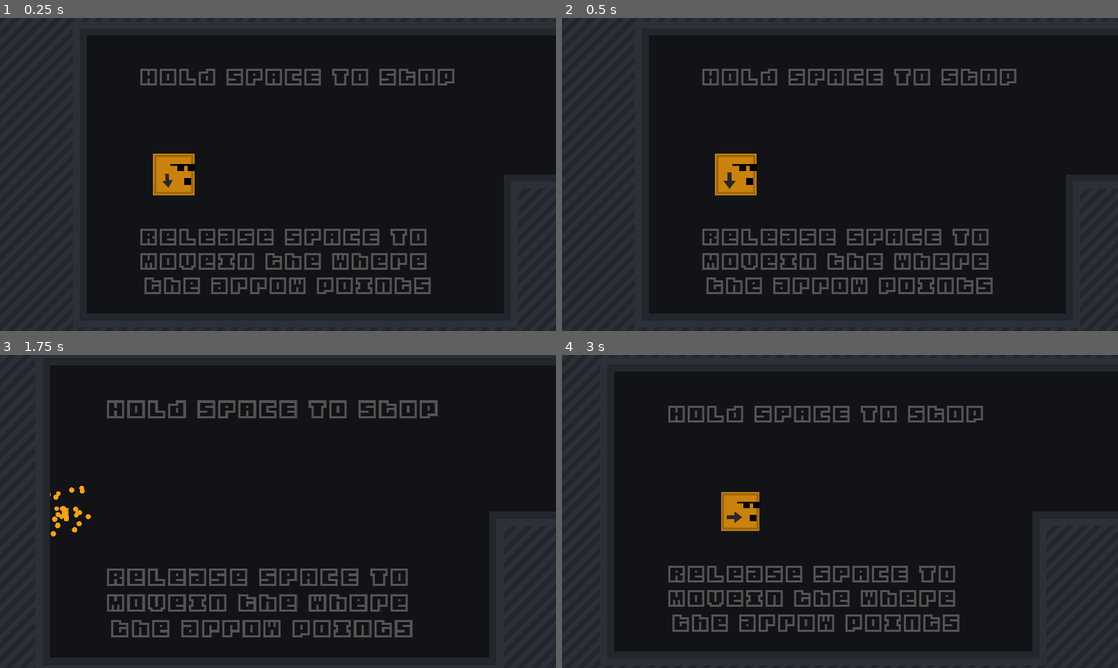
Above: before the commit, frames 1-4 (two rows, left to right).
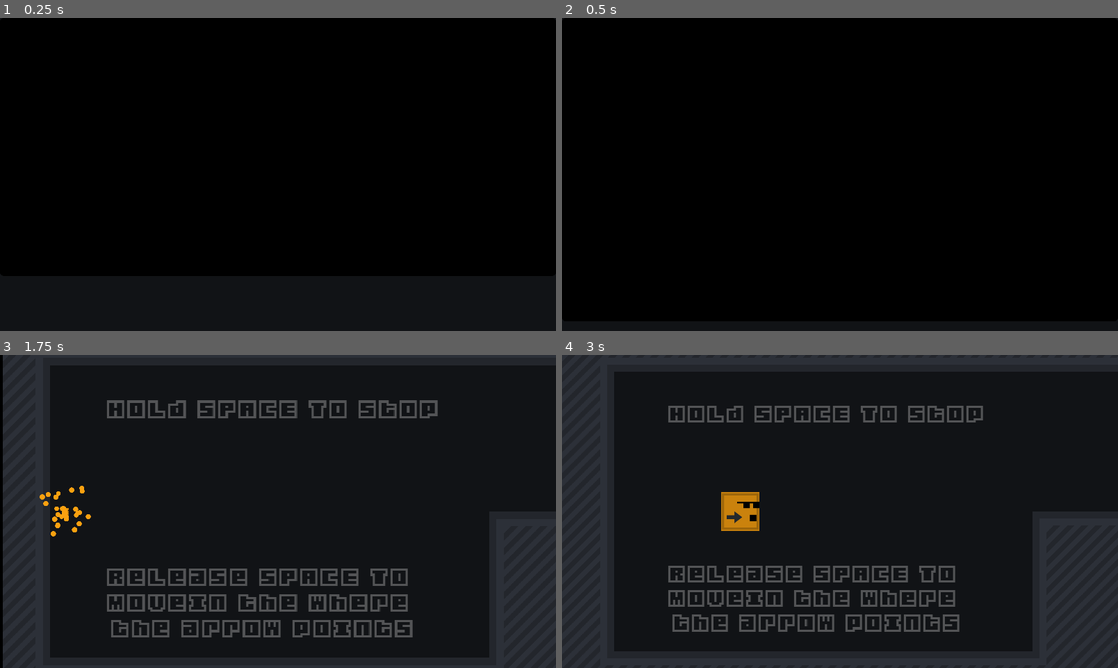
Above: after the commit, the same moments.

Repository: Kangrew/BYOG_2021
Game: Godot game, scene res://scenes/GameScene.tscn
Two runs of this game, one before a commit and one after it. Both use one fixed random seed, a clock stepped at 60 frames per second and the inputs below.
Inputs:
- Up to frame 1 (0.25 s): no input
- Up to frame 2 (0.5 s): no input
- Up to frame 3 (1.75 s): hold Space (push) 0.53-1.28 s; tap Space (push) at 1.35 s
- Up to frame 4 (3 s): hold Space (push) 2.03-2.78 s; tap Space (push) at 2.85 s

The runs differ from the first frame. In frame 1, 31% of the frame differs, in the area x 0-100%, y 0-100%; in frame 2, 35%; in frame 3, 0.5%; in frame 4, nothing differs.

Commit message:
brrrrrrrrrrrrrrrrrrrrrrrrrrrrrrrrrrr

Diff:
--- a/scenes/GameScene.tscn
+++ b/scenes/GameScene.tscn
@@ -17,6 +17,8 @@
 [ext_resource path="res://scripts/AudioManager.gd" type="Script" id=15]
 [ext_resource path="res://audio/11._Strip_candy_appear_sound.wav" type="AudioStream" id=16]
 [ext_resource path="res://audio/12._Admin_card_done.wav" type="AudioStream" id=17]
+[ext_resource path="res://sprites/sprite_blackscreen.png" type="Texture" id=18]
+[ext_resource path="res://scenes/scene_Level_Credits.tscn" type="PackedScene" id=19]
 
 [node name="GameScene" type="Node2D"]
 
@@ -58,7 +60,21 @@
 stream = ExtResource( 16 )
 
 [node name="Blockout" type="Node2D" parent="Game"]
+z_index = -1
 script = ExtResource( 6 )
 player_path = NodePath("../Player")
 audio_manager_path = NodePath("../AudioManager")
-levels = [ ExtResource( 13 ), ExtResource( 7 ), ExtResource( 1 ), ExtResource( 8 ), ExtResource( 9 ), ExtResource( 10 ), ExtResource( 5 ), ExtResource( 11 ), ExtResource( 12 ) ]
+levels = [ ExtResource( 13 ), ExtResource( 7 ), ExtResource( 1 ), ExtResource( 8 ), ExtResource( 9 ), ExtResource( 10 ), ExtResource( 5 ), ExtResource( 11 ), ExtResource( 12 ), ExtResource( 19 ) ]
+tween_path = NodePath("../Tween")
+blackscreen_path = NodePath("../../CanvasLayer/BlackScreen")
+
+[node name="Tween" type="Tween" parent="Game"]
+
+[node name="CanvasLayer" type="CanvasLayer" parent="."]
+
+[node name="BlackScreen" type="Sprite" parent="CanvasLayer"]
+self_modulate = Color( 0, 0, 0, 1 )
+scale = Vector2( 1, 1e-05 )
+z_index = 10
+texture = ExtResource( 18 )
+offset = Vector2( 960, 540 )
--- a/scripts/Blockouts.gd
+++ b/scripts/Blockouts.gd
@@ -10,6 +10,14 @@
 
 onready var next_lev_index : int = 0;
 onready var current_lev : Level;
+
+export var tween_path : NodePath;
+onready var tween : Tween = get_node(tween_path);
+
+export var blackscreen_path : NodePath;
+onready var blackscreen : Sprite = get_node(blackscreen_path);
+
+export var load_anim_duration : float = 2;
 
 func _ready():
 	load_level();
@@ -27,10 +35,19 @@
 		get_child(0).queue_free();
 		next_lev_index+=1;
 
-	var ins = levels[next_lev_index].instance();
 	player.reset_beats();
 	player.is_player_ready = false;
 	player.direction_vector = Vector2.ZERO;
+
+	tween.interpolate_property(blackscreen, "scale", Vector2(1, 0), Vector2.ONE, load_anim_duration / 2, Tween.TRANS_EXPO, Tween.EASE_OUT);
+	tween.interpolate_property(blackscreen, "scale", Vector2.ONE, Vector2(0, 1), load_anim_duration / 2, Tween.TRANS_EXPO, Tween.EASE_OUT, load_anim_duration / 2);
+	tween.interpolate_callback(self, load_anim_duration / 2, "start_level");
+	tween.interpolate_property(blackscreen, "scale", Vector2(1, 0), Vector2(1, 0), 0, Tween.TRANS_EXPO, Tween.EASE_OUT, load_anim_duration);
+	tween.start();
+
+func start_level():
+	player.rotation_degrees = 0;
+	var ins = levels[next_lev_index].instance();
 	self.call_deferred("set_child", ins);
 
 func set_child(ins):
--- a/scripts/Player.gd
+++ b/scripts/Player.gd
@@ -106,7 +106,6 @@
 
 func die() -> void:
 	is_dead = true;
-	blockout.on_player_death();
 	death_particles.global_position = global_position;
 	death_particles.emitting = true;
 	tween.interpolate_property(self, "scale", Vector2.ONE, Vector2.ZERO, die_anim_duration, Tween.TRANS_EXPO, Tween.EASE_OUT);
Not shown: 2 places in scenes/GameScene.tscn that only renumber resources
Binary file added: sprites/sprite_blackscreen.png
Not shown, added: sprites/sprite_blackscreen.png.import
